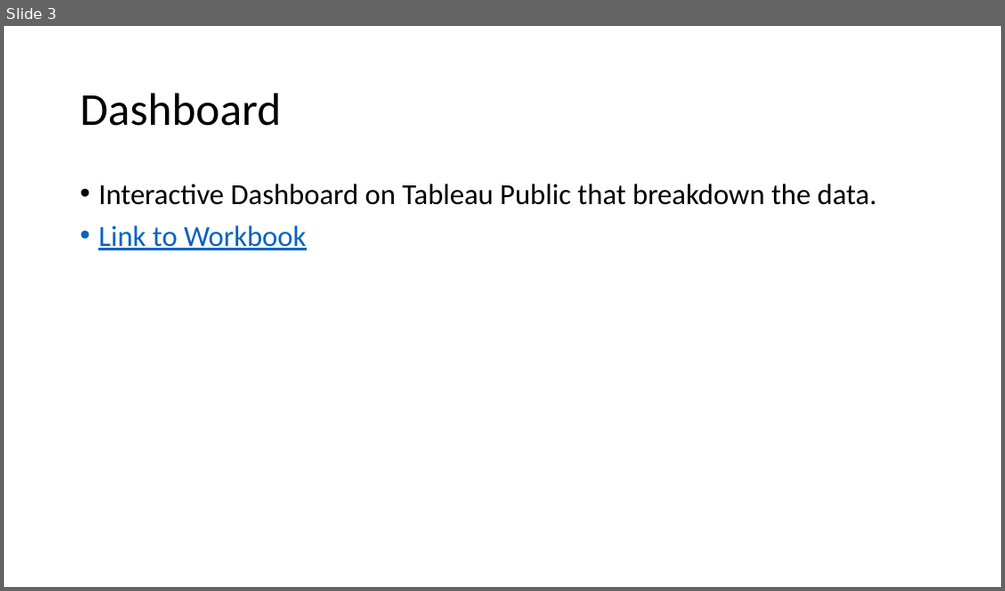
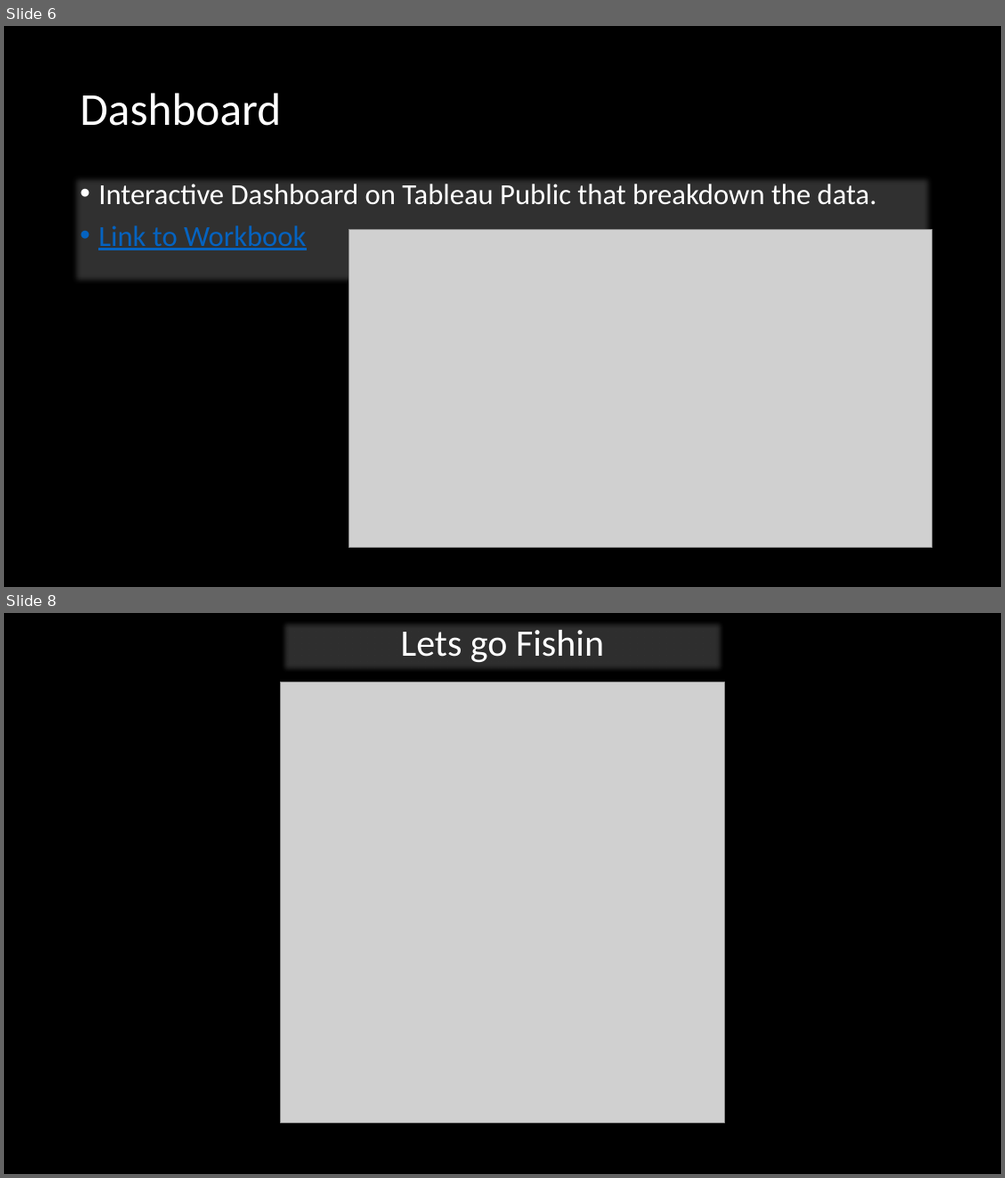
Before and after one commit to marveld21/Final-Project_Bass_Fishing_Analysis, a slide deck: Presentation.pptx. Shown one above the other, each under a label of ours: slide 3 before the commit, slides 6 and 8 after it; the slides between them are not shown. The pictures are 1005x591 and 1005x1178 pixels, drawn with LibreOffice and Linux fonts; fonts in the diff are those of the drawing; grey boxes stand for pictures. Boxes give left, top, right and bottom in pixels: in the first picture for what was removed or moved away, otherwise in the second. Text is boxed around its words. In the diff, an @@ line names an element or a change of style, - is before the commit and + after.

```diff
--- a/Presentation.pptx
+++ b/Presentation.pptx
@@ slide 8 added at (x1=4, y1=613, x2=1001, y2=1174), background #000000 @@
@@ text added at (x1=281, y1=620, x2=724, y2=674), fill #FFFFFF at 19% opacity, 36 pt, text #FFFFFF @@
+Lets go Fishin
@@ picture added at (x1=281, y1=682, x2=724, y2=1122) @@
@@ what was slide 3 is now slide 6 @@
@@ slide 6 changed as well @@
@@ background #FFFFFF to #000000 @@
@@ title "Dashboard" at (x1=80, y1=93, x2=281, y2=126): text colour #000000 to #FFFFFF @@
@@ text "Interactive Dashboard on Tableau Public ..." resized from (x1=98, y1=184, x2=877, y2=250) to (x1=73, y1=176, x2=933, y2=284) @@
@@ text "Interactive Dashboard on Tableau Public ..." at (x1=73, y1=176, x2=933, y2=284): fill none to #FFFFFF at 19% opacity @@
@@ text at (x1=98, y1=184, x2=877, y2=205): text colour #000000 to #FFFFFF in "Interactive Dashboard on Tableau Public that breakdown ..." @@
@@ picture added at (x1=348, y1=230, x2=932, y2=548) @@
```
Also in this commit, not shown: 1 other slide changed, 5 other slides added, 3 slides removed, 1 other file.
